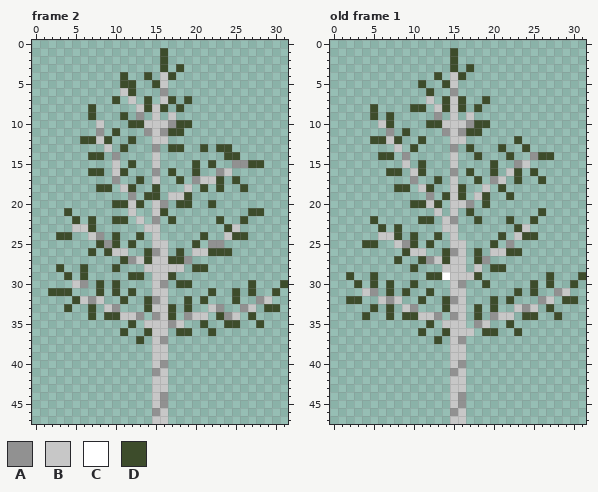
A pixel-art file gets an edit: assets/textures/outside/tree.ase. The picture above was drawn from the file before the commit.
32x48 pixels, 4 frames. Shown: frame 2, old frame 1. The commit also changed other frames, which this record leaves out.
Palette (. is transparent): A #919191  B #c7c7c7  C #ffffff  D #3d4c2b
Pixels before, frame 2, first column x 2:
 1 ..............D...............
 2 ..............D...............
 3 ..............D.D.............
 4 .........D..D.BD..............
 5 .........DD..DB...............
 6 .........BD...A...............
 7 ........D.B.D.BD.D............
 8 .....D.....BDBD.D.............
 9 .....D...D.A.B.B..............
10 ......B...DDBBBADD............
11 ......A.D...ABADD.............
12 ....DDBD..D..BB...............
13 .......B.D...A.DD..D.DD.......
14 .....DD.A....B........DD......
15 ........B.D..B....D.D..AADD...
16 .....DD.BD...A.D..D..AB.......
17 ........A..D.B..D.ABBD.D......
18 ......DD.BD..D...B.D.D..D.....
19 ..........A.DD.BBD............
20 ........DDBD.BA.DD..D.........
21 ..D.......B..BD..........DD...
22 ...D.D..DD.B.A.D.....D..D.....
23 ...BBD......BB........DB......
24 .DD..BA.D..D.B.....D..BDD.....
25 ......DAD.D..BB...D.AA........
26 .....D.DBB..DAB.D.BBDDD.......
27 .........DABDBBDDA............
28 .D..D...D...BBBBB.DD..........
29 ..D.D.....DD.BBD..............
30 ...BA.D.D....BA.DD.......D...D
31 DDD...D.D.D..BB.....D..D.D..D.
32 ...DBAB..D..DAB..D.D...D..AB..
33 ..D..D.BA...DBBD.D..BA..AB.DD.
34 .....D.DDBBA.ABD.ABB.DAB.D....
35 ..........D.BBBAB..D..DD..D...
36 .........D..DBB.DD..D.........
37 ...........D.BA...............
38 .............BB...............
39 .............BB...............
40 .............BA...............
41 .............AB...............
42 .............BB...............
43 .............BB...............
44 .............BA...............
45 .............BA...............
46 .............AB...............
47 .............BB...............
Pixels before, old frame 1, first column x 2:
 1 .............D................
 2 .............D................
 3 .............D.D..............
 4 ...........D.BD...............
 5 .........D..DB................
 6 ..........D..A................
 7 ..........B.DBD..D............
 8 ...D....DD.BDBD.D.............
 9 ...D.D.....A.B.B..............
10 ....BD....DDBBBADD............
11 .....A.D....ABADD.............
12 ...DDBD..D...BB......D........
13 ......B.D....A.D...D..D.......
14 ....DD.A.....B..D...D..ADD....
15 .......B.D...B....D..AB.......
16 .....DD.BD...A.D..D.BD.D......
17 ........A..D.B..D.AB.D..D.....
18 ......DD.BD..BD..B.D..........
19 ..........A.DBD.BD..D.........
20 ........DDBD.BBA.D............
21 ...........B.B.D........D.....
22 ...D.....DD.BA..D...D..D......
23 ....D.D.....BB.......DB.......
24 ....BBD.D..D.B.....D.BDD......
25 ..DD..BAD.D..BB...D.A.........
26 .......DBB..DAB.D.BBDD........
27 ......D..DABDBB.DA............
28 ........D...BBB.B.DD..........
29 D..D......DDCBBBD........D...D
30 .D.D.D..D....BA..D.....D.D..D.
31 ..BA.D.D..D..BB......D.D..AB..
32 DD..BAB..D..DAB...D.D...AB.DD.
33 ...D.D.BA...DBB.D.D..BAB.D....
34 ..D..D.DDBBA.AB.D.ABB.DD..D...
35 ..........D.BBB.AB..D.........
36 .........D..DBBB.DD..D........
37 ...........D.BA...............
38 .............BB...............
39 .............BB...............
40 .............BA...............
41 .............AB...............
42 .............BB...............
43 .............BB...............
44 .............BA...............
45 .............BA...............
46 .............AB...............
47 .............BB...............
The same view after the edit:
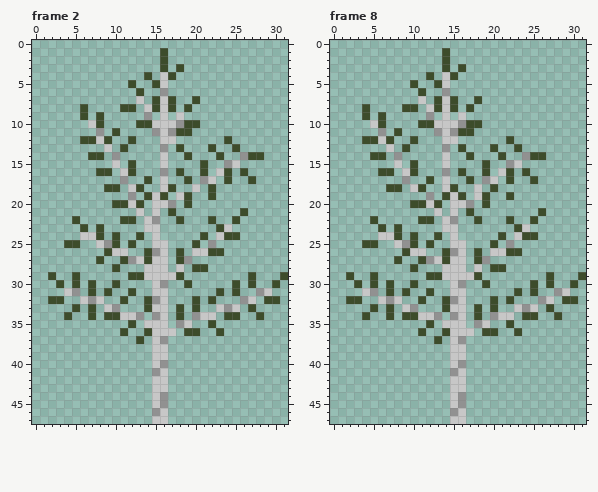
A new or re-ordered frame is compared with the old frame closest to it.
From the commit log: Implemented random trees spawner
Diff:
frames 4 -> 8
Changed rows in their new state; - is an unchanged pixel.
Frame 2:
first column x 2:
 4 ---------.--------------------
 5 ---------.--------------------
 6 ---------..D------------------
 7 --------.-.B.D---.D-----------
 8 ----D.---DD.BDBD.D------------
 9 ----D.D--.-.A.B.B-------------
10 -----BD---.-D--BA-D-----------
11 ------------.ABA-D------------
12 -------------.-B------D-------
13 -------------.A.---.D..D------
14 -------------.B--D---D..ADD---
15 -------------.B---.D.-AB...---
16 -----.-D.BD--.A.D-.D-BD-D-----
17 --------.A-.D.B-.D.A-.D.-D----
18 ------.-D.BD-.BD-.B.D.--.-----
19 -------------BD.----D---------
20 --------------BA.---.---------
21 --.-------.B--.D--------D..---
22 -----.--.-D.B--.D---D.-D.-----
23 ---.D.D--------------DB.------
24 -..-B-D--------------BD-.-----
25 --DD--B--------------.--------
26 -----.----------------.-------
27 ------D--------.--------------
28 -.--.----------.--------------
29 D-.D.-------B--BD--------D---D
30 -D-D.D.---------.------D----D.
31 ..BA-D.D.-----------.D---.AB.-
32 DD-.-------------.D.D--.AB.DD-
33 --.D-----------.D.D-.BAB.D-..-
34 --D------------.D.A-B.DD-.D---
35 ---------------.AB-.D-..--.---
36 ---------------B.-D-.D--------
Frame 8 is new; against old frame 1:
first column x 4:
 1 ----------D.------------
 2 ----------D.------------
 3 ----------D.D.----------
 4 --------D.BD.-----------
 5 ------D.-DB.------------
 6 -------D.-A.------------
 7 -------B.DBD.-D.--------
 8 D.---D-.BDBD.D.---------
 9 D.D.----A.B.B.----------
10 -BD.---D-B--AD-.--------
11 --A.D.---ABAD-.---------
12 D-BD.-D.--B-.-----D.----
13 ---B.D.---A.D.--D.-D.---
14 -D-.A.----B.-D.--D.-AD-.
15 ----B.D.--B.---D.-AB.---
16 --D-.BD.--A.D.-D.BD.D.--
17 -----A.-D.B.-D.AB.D.-D.-
18 ---D-.BD.-BD.-B.D.------
first column x 14:
29 B
Changed places in both pictures, as pixel boxes (x1, y1, x2, y2):
changed: (48, 72, 288, 336)
changed: (362, 48, 554, 192)
changed: (442, 272, 450, 280)
